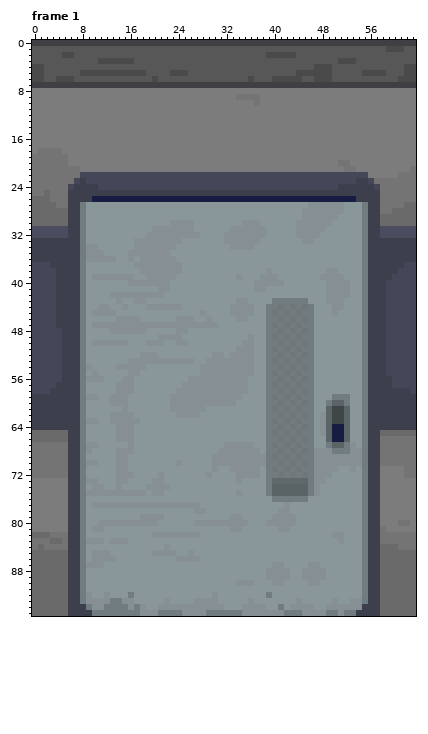
A pixel-art file gets an edit: Assets/Art/Aseprite/Environment/Room Parts/OfficeDoorwayDoor.aseprite. This is how it looked before the edit.
64x96 pixels, 16 frames. Colours within 5 levels of each other are drawn and written as one. Shown: frame 1. The commit also changed other frames, which this record leaves out.
Once edited:
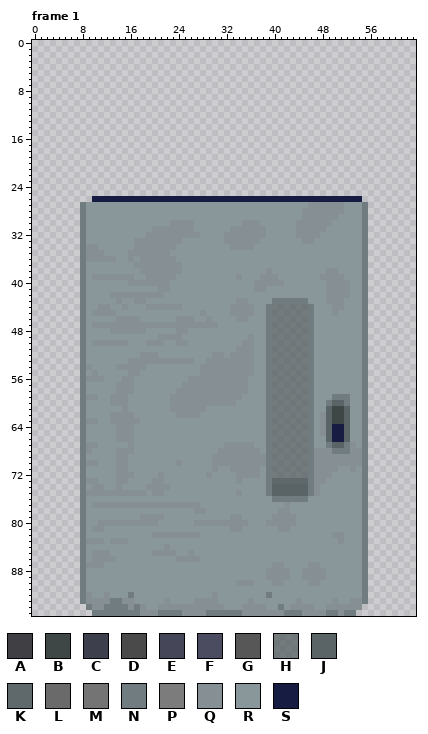
Palette (. is transparent): A #3f3f44  B #3e4646  C #3e3f4d  D #4a4a4a  E #454658  F #4b4c60  G #575757  H #5a6466c8  J #5a6466  K #5f696c  L #6a6a6a  M #747474  N #717c80  P #7c7c7c  Q #869094  R #89979b  S #171d42
Difference:
layer "Layer" now hidden
Frame 1:
y 0: x 0..63 AAAAAAAAAAAAAAAAAAAAAAAAAAAAAAAAAAAAAAAAAAAAAAAAAAAAAAAAAAAAAAAA -> ................................................................
y 1: x 0..63 GGGGGGGGGGGGGGGGGGGGGGGGGGGGGGGGGGGGGGGGGGGGGGGGGGGGGGGGGGGDDDGG -> ................................................................
y 2: x 0..63 GGGGGDDGGGGGGGGGGGGGGGGGGGGGGGGGGGGGGGGDDDDDGGGGGGGGGGGGGGGGGGGG -> ................................................................
y 3: x 0..63 GGGGGGGGGGGDDDDDDGGGGGGGGGGGGGGGGGGGGGGGGGGGGGGGGGGDDDGGGGGGGGGG -> ................................................................
y 4: x 0..63 DDGGGGGGGGGGGGGGGGGGGGGGGGGGGGGGGGGGGGGGGGGGGGGDDDGGGGGGGGGGGGDD -> ................................................................
y 5: x 0..63 DDGGGGGGDDDDDDDDDDDGGGGDDDGGGGGGGGGGGGGGGGGGDDDDDDGGGGGDDDDGGGDD -> ................................................................
y 6: x 0..63 DDGGDDDGGGGGGGGGGGGGDGGGGGGGGGGGGGGGDGGGDDDDDGGDDDGGGGGGGGGGGDDD -> ................................................................
y 7: x 0..63 AAAAAAAAAAAAAAAAAAAAAAAAAAAAAAAAAAAAAAAAAAAAAAAAAAAAAAAAAAAAAAAA -> ................................................................
y 8: x 0..63 PPPPPPPPPPPPPPPPPPPPPPPPPPPPPPPPPPPPPPPPPPPPPPPPPPPPPPPPPPPPPPPP -> ................................................................
y 9: x 0..63 PPPPPPPPPPPPPPPPPPPPPPPPPPPPPPPPPPMMMMPPPPPPPPPPPPPPPPPPPPPPPPPP -> ................................................................
y 10: x 0..63 PPPPPPPPPPPPPPPPPPPPPPPPPPPPPPPPPPPPPMPPPPPPPPPPPPPPPPPPPPPPPPPP -> ................................................................
y 11..17: x 0..63 PPPPPPPPPPPPPPPPPPPPPPPPPPPPPPPPPPPPPPPPPPPPPPPPPPPPPPPPPPPPPPPP -> ................................................................
y 18: x 0..63 PMMMMPPPPPPPPPPPPPPPPPPPPPPPPPPPPPPPPPPPPPPPPPPPPPPPPPPPPPPPPPPP -> ................................................................
y 19: x 0..63 MMMMMMPPPPPPPPPPPPPPPPPPPPPPPPPPPPPPPPPPPPPPPPPPPPPPPPPPPPPPPPPP -> ................................................................
y 20: x 0..63 MMMMMMPPPPPPPPPPPPPPPPPPPPPPPPPPPPPPPPPPPPPPPPPPPPPMMPPPPPPPPPPP -> ................................................................
y 21: x 0..63 MMMMMMMMPPPPPPPPPPPPPPPPPPPPPPPPPPPPPPPPPPPPPPPPPPPPMMPPPPPPPPPM -> ................................................................
y 22: x 0..63 MMMMMMMMEEEEEEEEEEEEEEEEEEEEEEEEEEEEEEEEEEEEEEEEEEEEEEEEPPPPPMMM -> ................................................................
y 23: x 0..63 MMMMMMMECEEEEEEEEEEEEEEEEEEEEEEEEEEEEEEEEEEEEEEEEEEEEECCEMMMMMMM -> ................................................................
y 24: x 0..63 MMMMMMECCCCEEEEEEEEEEEEEEEEEEEEEEEEEEEEEEEEEEEEEEEECCCCCCEMMMMMM -> ................................................................
y 25: x 0..63 MMLMMMCCCCCCCCCCCCCCCCCCCCCCCCCCCCCCCCCCCCCCCCCCCCCCCCCCCCMMMMMM -> ................................................................
y 26: x 0..9 LLLMMMCCCC -> ..........; x 54..63 CCCCMMMMMM -> S.........
y 27: x 0..7 LLLLMMCC -> ........; x 56..63 CCMMMMLL -> ........
y 28: x 0..7 LLLLLLCC -> ........; x 56..63 CCMMLLLL -> ........
y 29..30: x 0..7 LLLLLLCC -> ........; x 56..63 CCLLLLLL -> ........
y 31..32: x 0..7 FFFFFFCC -> ........; x 56..63 CCFFFFFF -> ........
y 33..36: x 0..7 CCCCCCCC -> ........; x 56..63 CCCCCCCC -> ........
y 37: x 0..7 EEECCCCC -> ........; x 56..63 CCCCCCEE -> ........
y 38: x 0..7 EEEECCCC -> ........; x 56..63 CCCCCEEE -> ........
y 39: x 0..7 EEEECCCC -> ........; x 56..63 CCCCEEEE -> ........
y 40..47: x 0..7 EEEECCCC -> ........; x 56..63 CCCEEEEE -> ........
y 48..55: x 0..7 EEEEECCC -> ........; x 56..63 CCCEEEEE -> ........
y 56: x 0..7 EEEEECCC -> ........; x 56..63 CCCCEEEE -> ........
y 57: x 0..7 EEEECCCC -> ........; x 56..63 CCCCEEEE -> ........
y 58: x 0..7 EEECCCCC -> ........; x 56..63 CCCCCCCE -> ........
y 59..64: x 0..7 CCCCCCCC -> ........; x 56..63 CCCCCCCC -> ........
y 65: x 0..7 LLLLLLCC -> ........; x 56..63 CCLLLLLL -> ........
y 66: x 0..7 LLLLLLCC -> ........; x 56..63 CCMMMMMM -> ........
y 67..70: x 0..7 MMMMMMCC -> ........; x 56..63 CCMMMMMM -> ........
y 71..72: x 0..7 MMMMMMCC -> ........; x 56..63 CCPPPPMM -> ........
y 73..79: x 0..7 PPPPPPCC -> ........; x 56..63 CCPPPPPP -> ........
y 80: x 0..7 PPPPPPCC -> ........; x 56..63 CCPPPMMP -> ........
y 81: x 0..7 PPPPPPCC -> ........; x 56..63 CCMPPPPP -> ........
y 82: x 0..7 LLLMMMCC -> ........; x 56..63 CCMMMMMM -> ........
y 83: x 0..7 MMMLLMCC -> ........; x 56..63 CCMMMMMM -> ........
y 84: x 0..7 MLMMMMCC -> ........; x 56..63 CCLLLMMM -> ........
y 85..93: x 0..7 LLLLLLCC -> ........; x 56..63 CCLLLLLL -> ........
y 94: x 0..8 LLLLLLCCC -> .........; x 55..63 CCCLLLLLL -> .........
y 95: x 0..9 LLLLLLCCCC -> ..........; x 54..63 CCCCLLLLLL -> ..........
